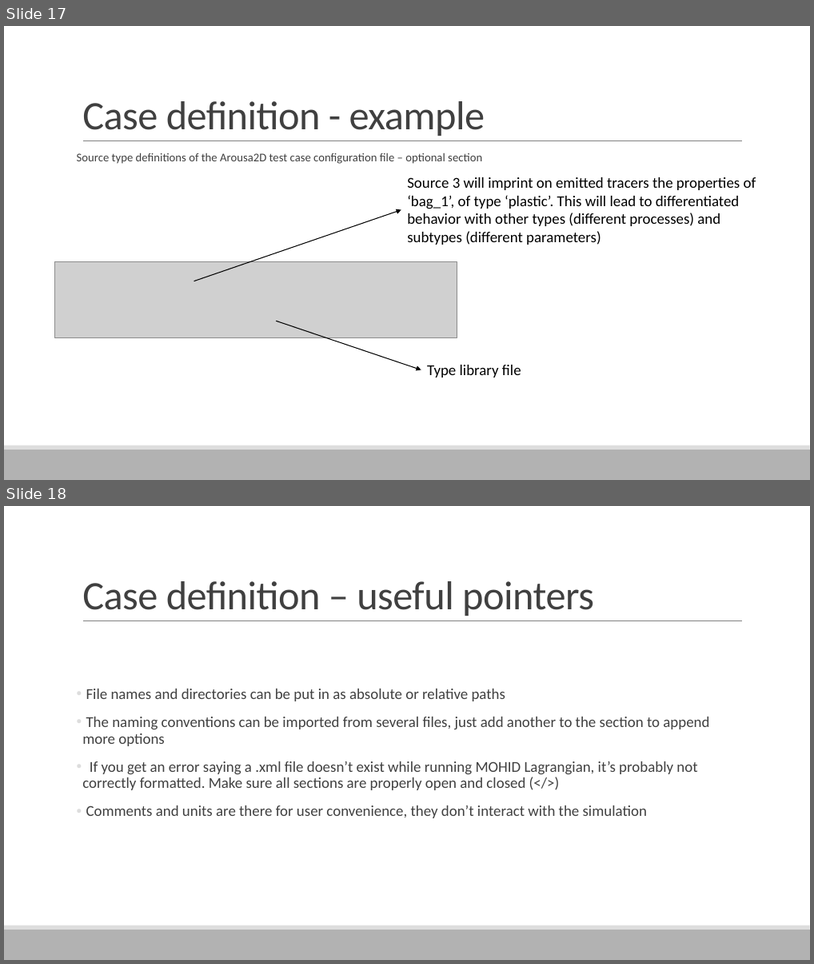
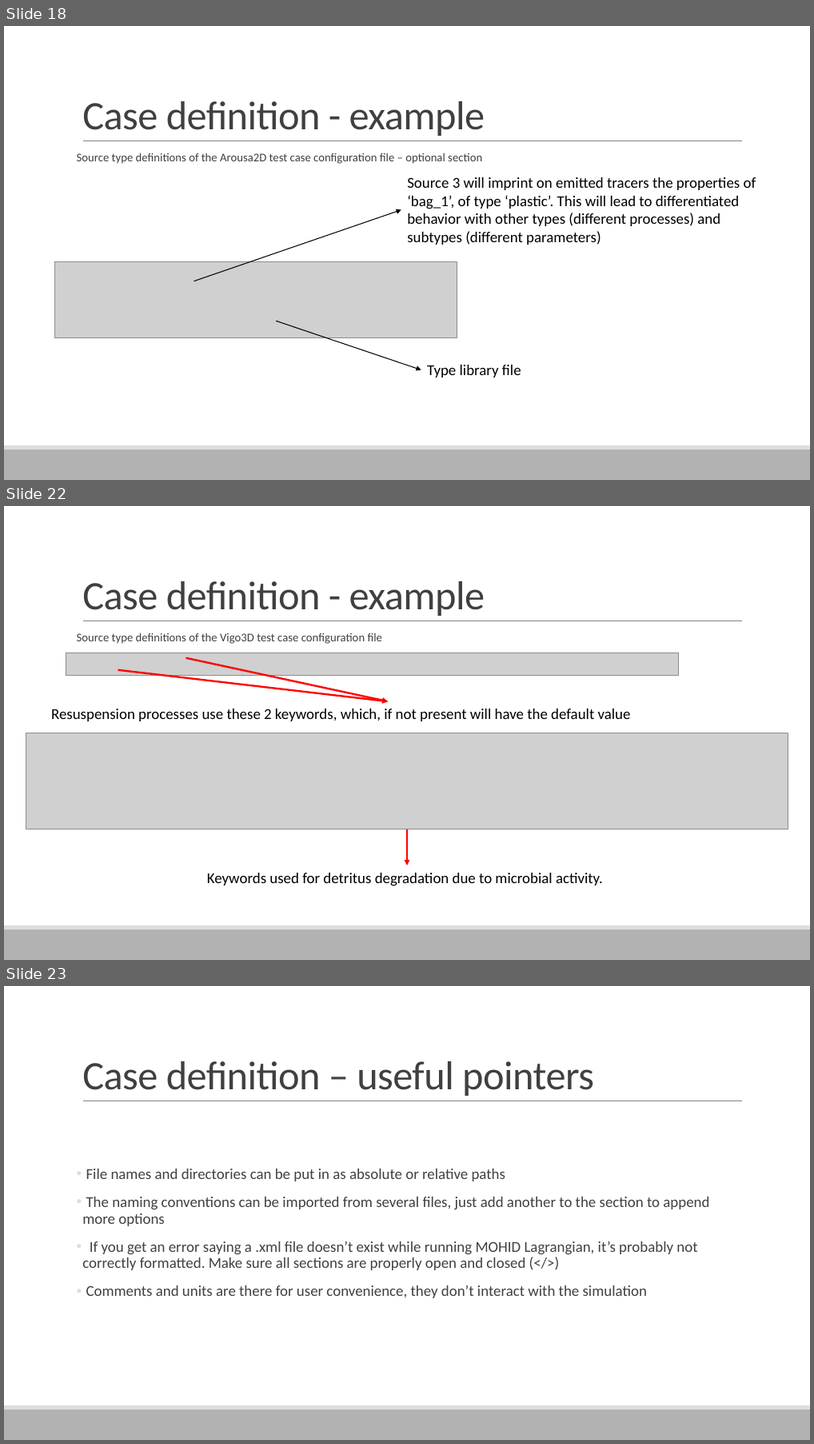
Before and after one commit to Mohid-Water-Modelling-System/MOHID-Lagrangian, a slide deck: docs/UsingMOHIDLagrangian.pptx. Shown one above the other, each under a label of ours: slides 17 and 18 before the commit, slides 18, 22 and 23 after it; the slides between them are not shown. The pictures are 814x964 and 814x1444 pixels, drawn with LibreOffice and Linux fonts; fonts in the diff are those of the drawing; grey boxes stand for pictures. Boxes give left, top, right and bottom in pixels: in the first picture for what was removed or moved away, otherwise in the second. Text is boxed around its words. In the diff, an @@ line names an element or a change of style, - is before the commit and + after.

Commit message:
Deleted unnecessary variable in WQ tracers. Added example for detritus with resuspension
Also updated documentation

```diff
--- a/docs/UsingMOHIDLagrangian.pptx
+++ b/docs/UsingMOHIDLagrangian.pptx
@@ slide 22 added at [4,506,810,960], background #FFFFFF; not listed: 3 template elements that a slide beside it also shows @@
@@ title added at [82,581,485,616], 48 pt, text #404040 @@
+Case definition - example
@@ text added at [77,632,382,644], 14 pt, text #404040 @@
+Source type definitions of the Vigo3D test case configuration file
@@ picture added at [66,652,678,676] @@
@@ arrow added from (118, 670) to (388, 701), #FF0000 2.25 pt @@
@@ arrow added from (186, 658) to (388, 701), #FF0000 2.25 pt @@
@@ text added at [51,708,631,721], 18 pt, text #000000 @@
+Resuspension processes use these 2 keywords, which, if not present will have the default value
@@ picture added at [26,733,789,829] @@
@@ arrow added from (407, 829) to (407, 865), #FF0000 2.25 pt @@
@@ text added at [207,872,603,886], 18 pt, text #000000 @@
+Keywords used for detritus degradation due to microbial activity.
@@ what was slide 17 is now slide 18 @@
@@ what was slide 18 is now slide 23 @@
```
Also in this commit, not shown: 4 other slides added, 6 other files.
